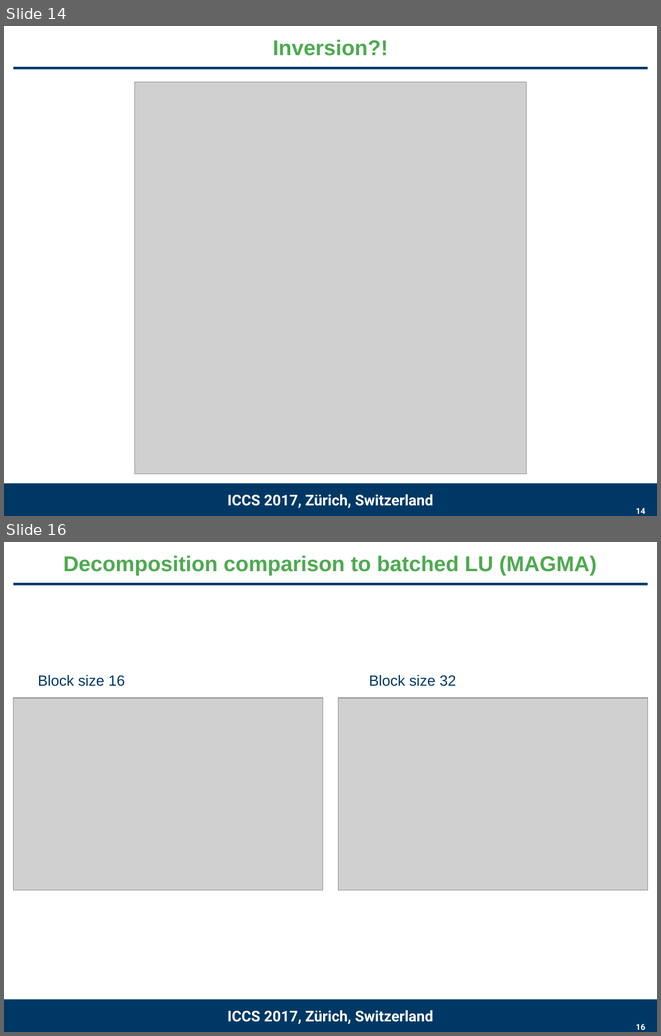
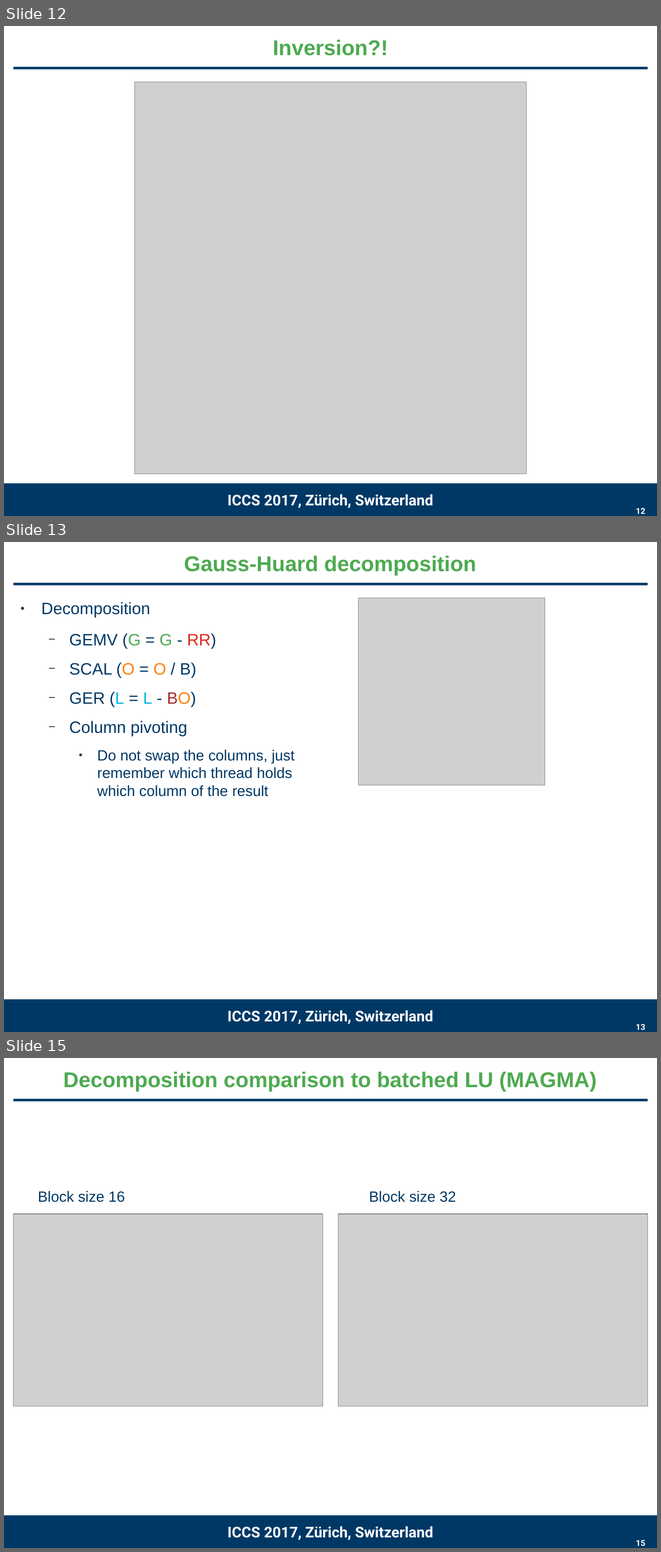
Before and after one commit to gflegar/talks, a slide deck: iccs_2017/slides.odp. Shown one above the other, each under a label of ours: slides 14 and 16 before the commit, slides 12, 13 and 15 after it; the slides between them are not shown. The pictures are 661x1036 and 661x1552 pixels, drawn with LibreOffice and Linux fonts; fonts in the diff are those of the drawing; grey boxes stand for pictures; background and template pictures are left out. Boxes give left, top, right and bottom in pixels: in the first picture for what was removed or moved away, otherwise in the second. Text is boxed around its words. In the diff, an @@ line names an element or a change of style, - is before the commit and + after.

```diff
--- a/iccs_2017/slides.odp
+++ b/iccs_2017/slides.odp
@@ slide 13 added at [4,542,657,1032], background #FFFFFF; not listed: 2 template elements that a slide beside it also shows @@
@@ title added at [184,555,476,575], 26 pt, text #4DAA50, bold @@
+Gauss-Huard decomposition
@@ text added at [41,602,294,796], 18 pt, text #003865 @@
+● Decomposition
+  − GEMV (G = G - RR)
+  − SCAL (O = O / B)
+  − GER (L = L - BO)
+  − Column pivoting
+    ● Do not swap the columns, just remember which thread holds which column of the result
@@ picture added at [359,598,545,784] @@
@@ text added at [228,1010,433,1024], 18 pt, text #FFFFFF, bold @@
+ICCS 2017, Zürich, Switzerland
@@ page number added at [636,1023,645,1030], 10 pt, text #FFFFFF, bold @@
+13
@@ what was slide 14 is now slide 12 @@
@@ page number at [636,507,645,514]: text changed @@
-14
+12
@@ what was slide 16 is now slide 15 @@
```
Also in this commit, not shown: 11 slides changed, 2 slides removed, 2 other files.
